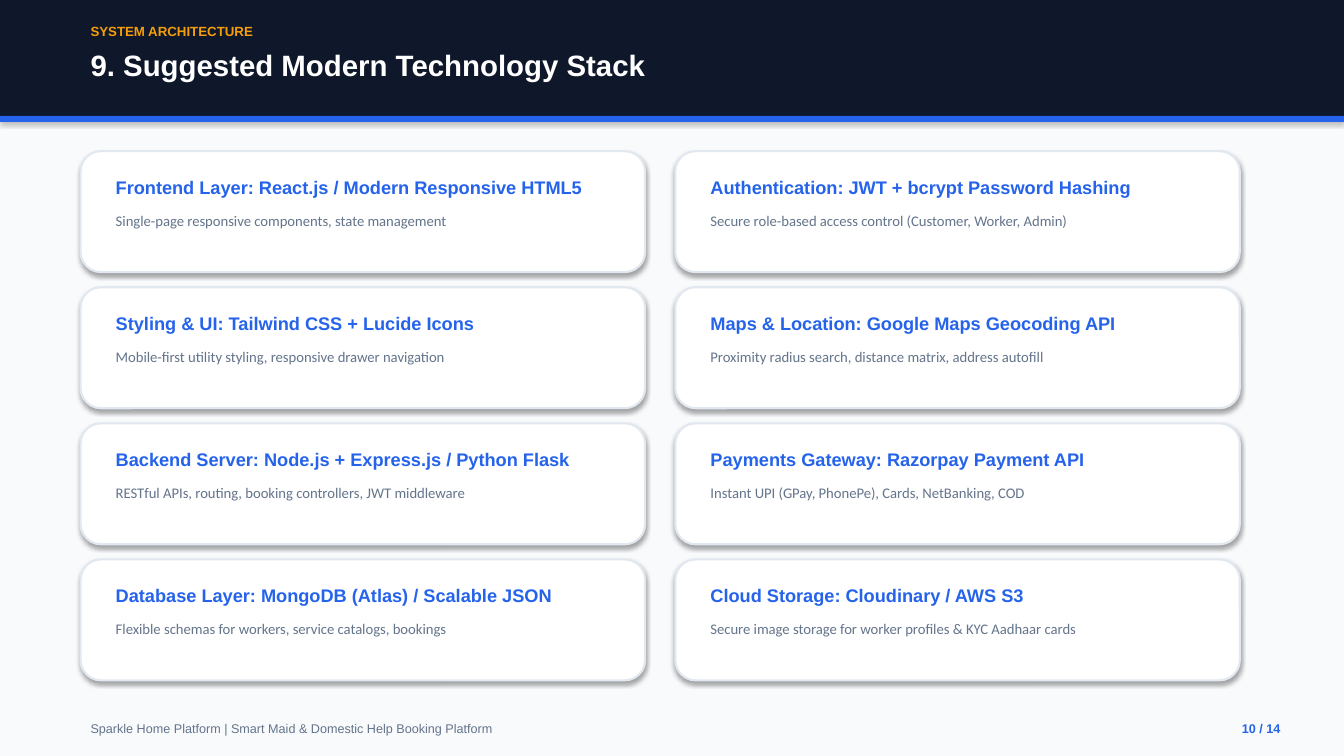
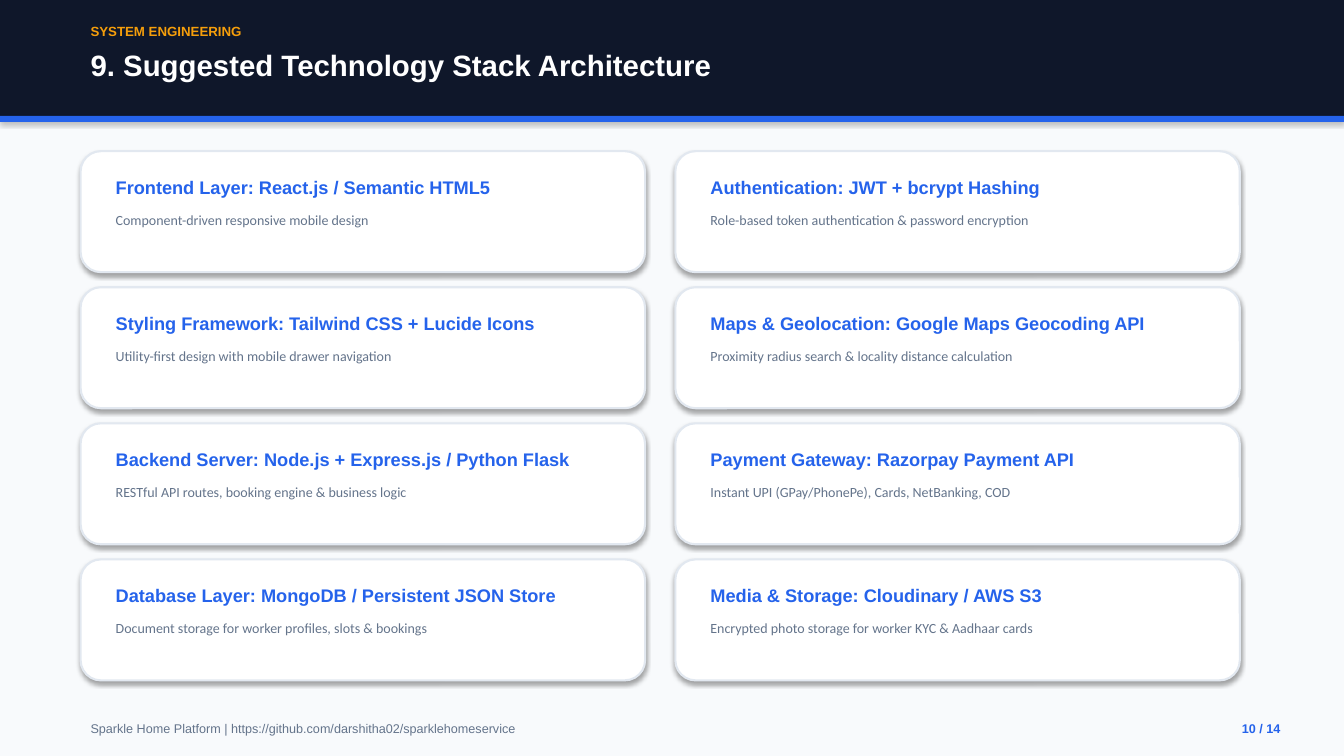
Before and after one commit to darshitha02/sparklehomeservice, a slide deck: slide 10 of SparkleHome_Domestic_Services_Presentation.pptx. Drawn at 1344x756 pixels with LibreOffice and Linux fonts; fonts in the diff are those of the drawing. Boxes give left, top, right and bottom in pixels: in the first picture for what was removed or moved away, otherwise in the second. Text is boxed around its words. In the diff, an @@ line names an element or a change of style, - is before the commit and + after.

```diff
--- a/SparkleHome_Domestic_Services_Presentation.pptx
+++ b/SparkleHome_Domestic_Services_Presentation.pptx
@@ text at (91, 26, 242, 36): text changed @@
-SYSTEM ARCHITECTURE
+SYSTEM ENGINEERING
@@ text at (91, 54, 711, 82): text changed @@
-9. Suggested Modern Technology Stack
+9. Suggested Technology Stack Architecture
@@ text at (116, 180, 490, 198): text changed @@
-Frontend Layer: React.js / Modern Responsive HTML5
+Frontend Layer: React.js / Semantic HTML5
@@ text at (710, 180, 1040, 198): text changed @@
-Authentication: JWT + bcrypt Password Hashing
+Authentication: JWT + bcrypt Hashing
@@ text at (116, 215, 369, 228): text changed; size 10.5 to 10 pt @@
-Single-page responsive components, state management
+Component-driven responsive mobile design
@@ text at (710, 215, 1028, 227): text changed; size 10.5 to 10 pt @@
-Secure role-based access control (Customer, Worker, Admin)
+Role-based token authentication & password encryption
@@ text at (116, 316, 534, 334): text changed @@
-Styling & UI: Tailwind CSS + Lucide Icons
+Styling Framework: Tailwind CSS + Lucide Icons
@@ text at (710, 316, 1144, 334): text changed @@
-Maps & Location: Google Maps Geocoding API
+Maps & Geolocation: Google Maps Geocoding API
@@ text at (116, 351, 392, 364): text changed; size 10.5 to 10 pt @@
-Mobile-first utility styling, responsive drawer navigation
+Utility-first design with mobile drawer navigation
@@ text at (710, 351, 1012, 363): text changed; size 10.5 to 10 pt @@
-Proximity radius search, distance matrix, address autofill
+Proximity radius search & locality distance calculation
@@ text at (710, 453, 1074, 470): text changed @@
-Payments Gateway: Razorpay Payment API
+Payment Gateway: Razorpay Payment API
@@ text at (116, 487, 406, 500): text changed; size 10.5 to 10 pt @@
-RESTful APIs, routing, booking controllers, JWT middleware
+RESTful API routes, booking engine & business logic
@@ text at (710, 487, 1010, 500): text changed; size 10.5 to 10 pt @@
-Instant UPI (GPay, PhonePe), Cards, NetBanking, COD
+Instant UPI (GPay/PhonePe), Cards, NetBanking, COD
@@ text at (116, 588, 555, 606): text changed @@
-Database Layer: MongoDB (Atlas) / Scalable JSON
+Database Layer: MongoDB / Persistent JSON Store
@@ text at (710, 588, 1041, 606): text changed @@
-Cloud Storage: Cloudinary / AWS S3
+Media & Storage: Cloudinary / AWS S3
@@ text at (116, 623, 427, 636): text changed; size 10.5 to 10 pt @@
-Flexible schemas for workers, service catalogs, bookings
+Document storage for worker profiles, slots & bookings
@@ text at (710, 623, 1033, 636): text changed; size 10.5 to 10 pt @@
-Secure image storage for worker profiles & KYC Aadhaar cards
+Encrypted photo storage for worker KYC & Aadhaar cards
@@ text at (91, 724, 515, 736): text changed @@
-Sparkle Home Platform | Smart Maid & Domestic Help Booking Platform
+Sparkle Home Platform | https://github.com/darshitha02/sparklehomeservice
```
Also in this commit, not shown: 13 other slides changed, 3 other files.
